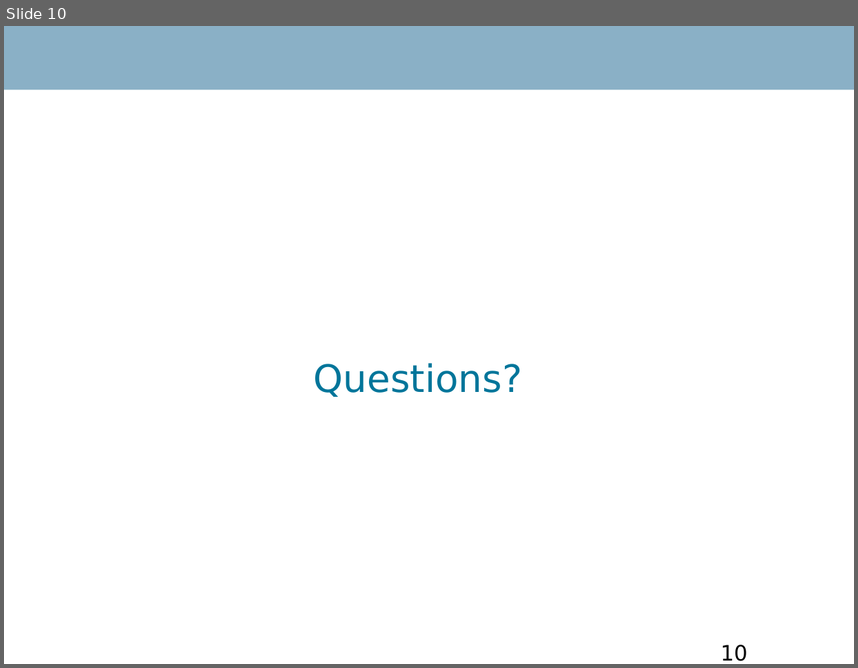
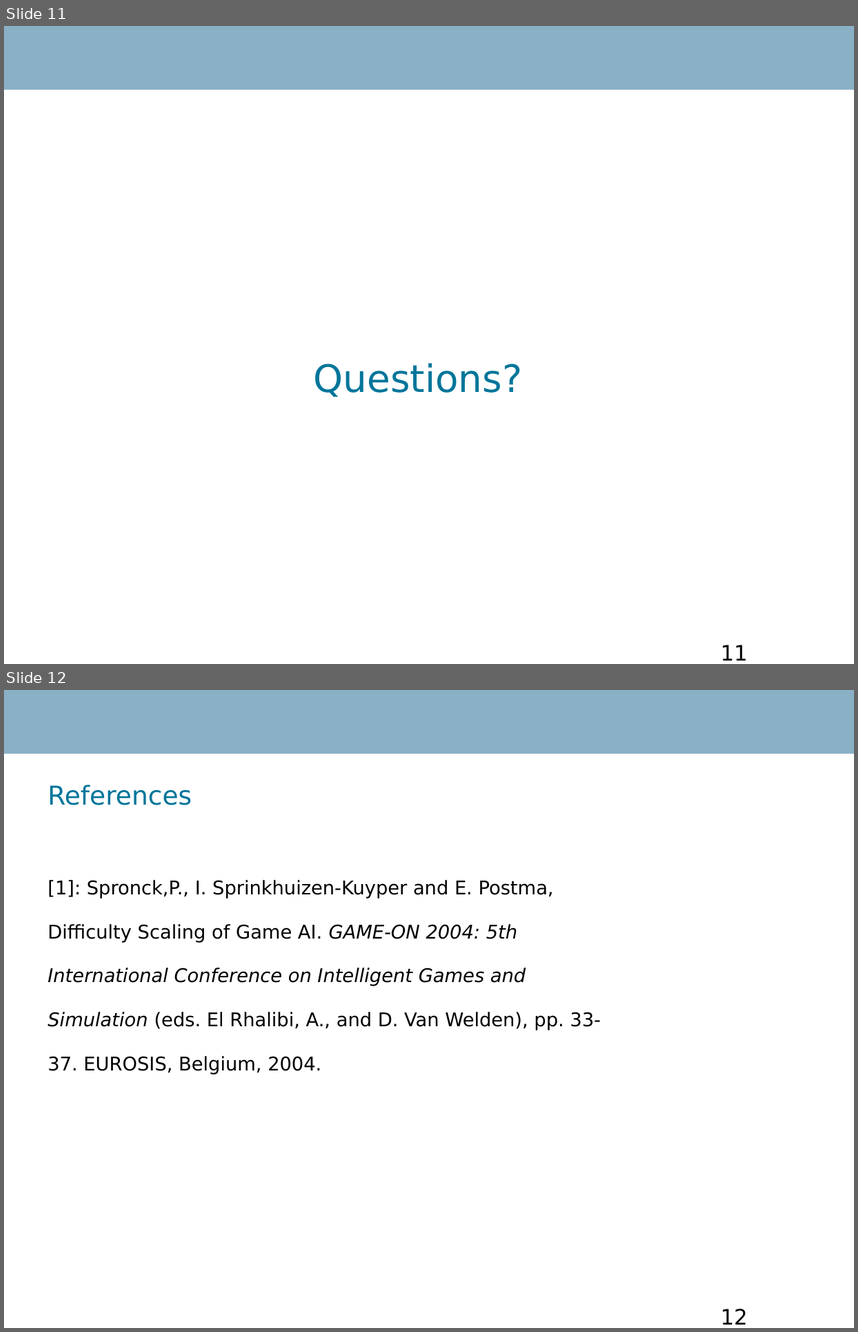
Before and after one commit to RobinTo/AdaptiveGame, a slide deck: IKT426 Research Seminar Report/presentation.ppt. Shown one above the other, each under a label of ours: slide 10 before the commit, slides 11 and 12 after it. The pictures are 858x668 and 858x1332 pixels, drawn with LibreOffice and Linux fonts; fonts in the diff are those of the drawing; background and template pictures are left out. Boxes give left, top, right and bottom in pixels: in the first picture for what was removed or moved away, otherwise in the second. Text is boxed around its words. In the diff, an @@ line names an element or a change of style, - is before the commit and + after.

```diff
--- a/IKT426 Research Seminar Report/presentation.ppt
+++ b/IKT426 Research Seminar Report/presentation.ppt
@@ slide 12 added at bbox=[4, 690, 854, 1328], background #FFFFFF; not listed: 1 template element that a slide beside it also shows @@
@@ text added at bbox=[47, 785, 192, 805], 22 pt, text #00759A @@
+References
@@ text added at bbox=[47, 880, 601, 1074], 16 pt, text #000000 @@
+[1]: Spronck,P., I. Sprinkhuizen-Kuyper and E. Postma,
+Difficulty Scaling of Game AI. GAME-ON 2004: 5th
+International Conference on Intelligent Games and
+Simulation (eds. El Rhalibi, A., and D. Van Welden), pp. 33-
+37. EUROSIS, Belgium, 2004.
@@ page number added at bbox=[721, 1308, 748, 1324], 18 pt, text #000000 @@
+12
@@ what was slide 10 is now slide 11 @@
@@ page number at bbox=[721, 644, 748, 660]: text changed @@
-10
+11
```
Also in this commit, not shown: 7 slides changed, 1 other slide added, 1 slide removed, 1 other file.
